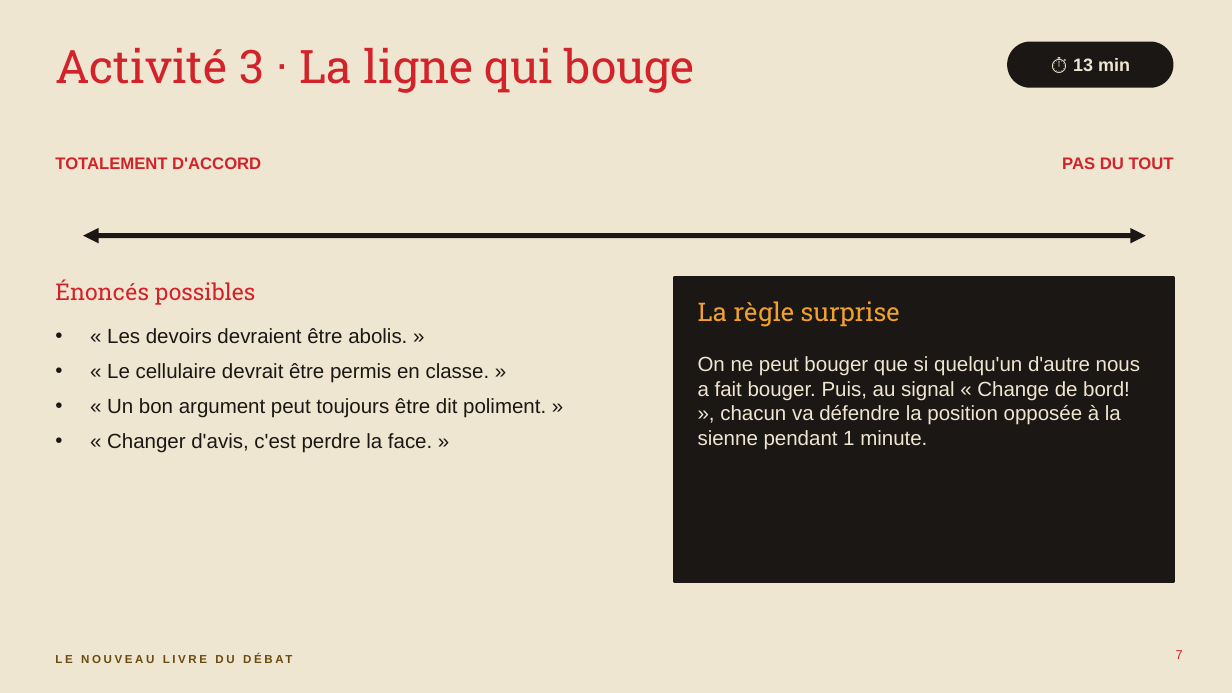
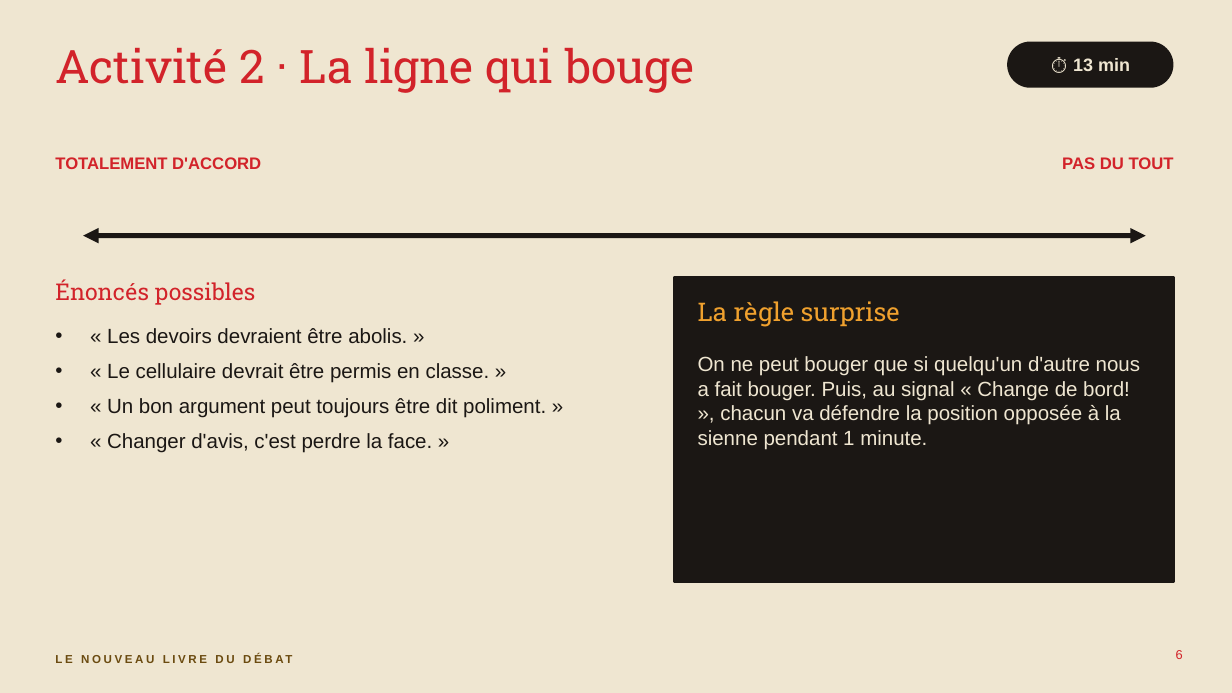
Before and after one commit to isabellepedneault111-ai/Chat-, a slide deck: slide 6 of debat-agreable/seminaire-confrontation-agreable.pptx (slide 7 before the commit). Drawn at 1232x693 pixels with LibreOffice and Linux fonts; fonts in the diff are those of the drawing. Boxes give left, top, right and bottom in pixels: in the first picture for what was removed or moved away, otherwise in the second. Text is boxed around its words. In the diff, an @@ line names an element or a change of style, - is before the commit and + after.

```diff
--- a/debat-agreable/seminaire-confrontation-agreable.pptx
+++ b/debat-agreable/seminaire-confrontation-agreable.pptx
@@ title at (55, 48, 695, 93): text changed @@
-Activité 3 · La ligne qui bouge
+Activité 2 · La ligne qui bouge
@@ page number at (1176, 650, 1183, 659): text changed @@
-7
+6
```
Also in this commit, not shown: 2 other slides changed, 5 slides added, 1 slide removed, 4 other files.
